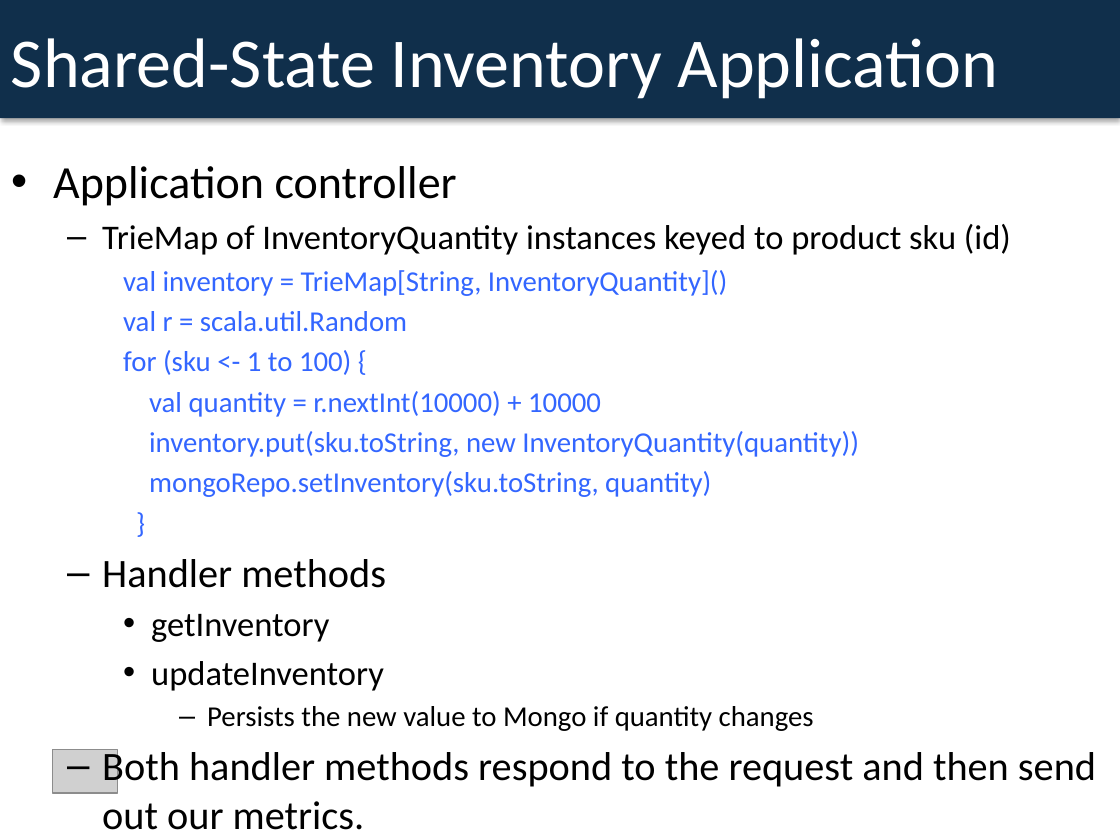
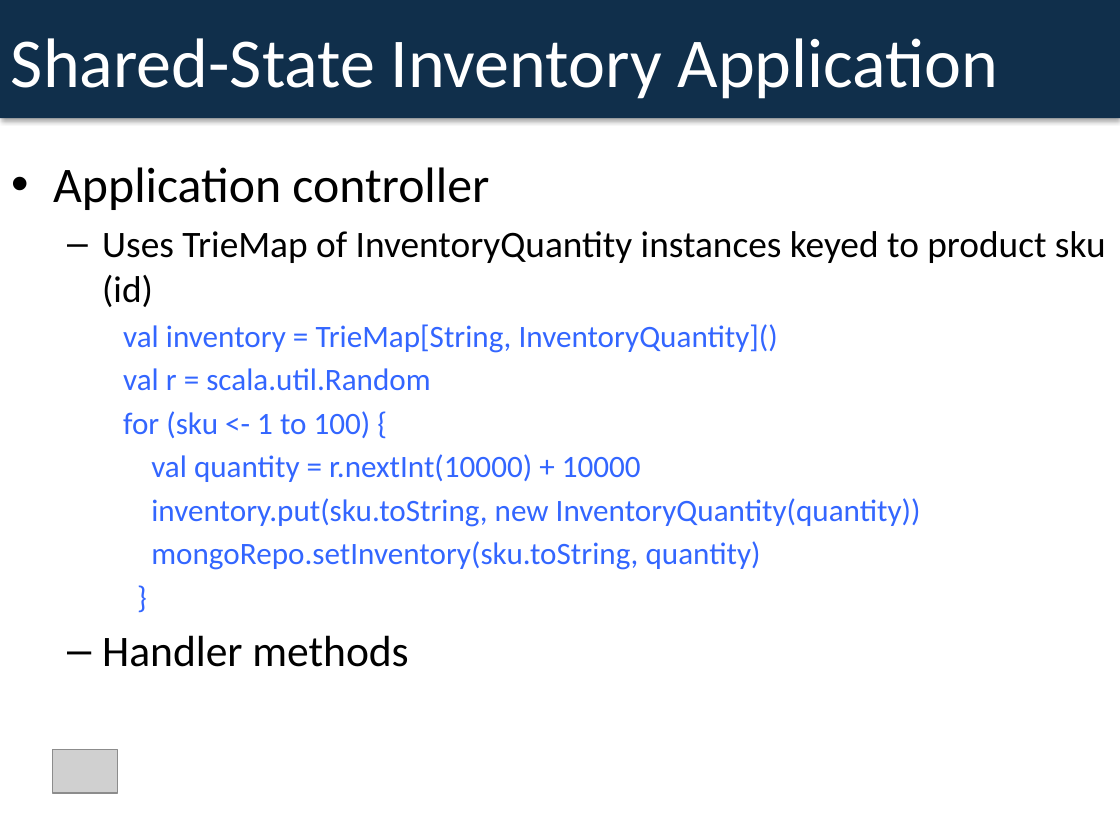
Before and after one commit to dspeele/react-vs-shared-state-inventory, a slide deck: slide 11 of React Vs Shared State Deck.pptx. Drawn at 1120x840 pixels with LibreOffice and Linux fonts; fonts in the diff are those of the drawing; grey boxes stand for pictures. Boxes give left, top, right and bottom in pixels: in the first picture for what was removed or moved away, otherwise in the second. Text is boxed around its words. In the diff, an @@ line names an element or a change of style, - is before the commit and + after.

```diff
--- a/React Vs Shared State Deck.pptx
+++ b/React Vs Shared State Deck.pptx
@@ text at <box>53,167,921,667</box>: size 29.6 to 32 pt in "Application controller"; size 18.5 to 20 pt in "val inventory = TrieMap[String, InventoryQuantity]()", "val r = scala.util.Random", "for (sku <- 1 to 100) {", "val quantity = r.nextInt(10000) + 10000" and 3 more places; size 25.9 to 28 pt in "Handler methods" @@
@@ text at <box>102,231,1106,307</box>: text changed; size 22.2 to 24 pt @@
-  – TrieMap of InventoryQuantity instances keyed to product sku (id)
+  – Uses TrieMap of InventoryQuantity instances keyed to product sku (id)
@@ text at <box>102,614,1096,791</box>: paragraphs removed @@
-    • getInventory
-    • updateInventory
-      – Persists the new value to Mongo if quantity changes
-  – Both handler methods respond to the request and then send out our metrics.
```
Also in this commit, not shown: 4 other slides changed, 1 slide added, 1 other file.
